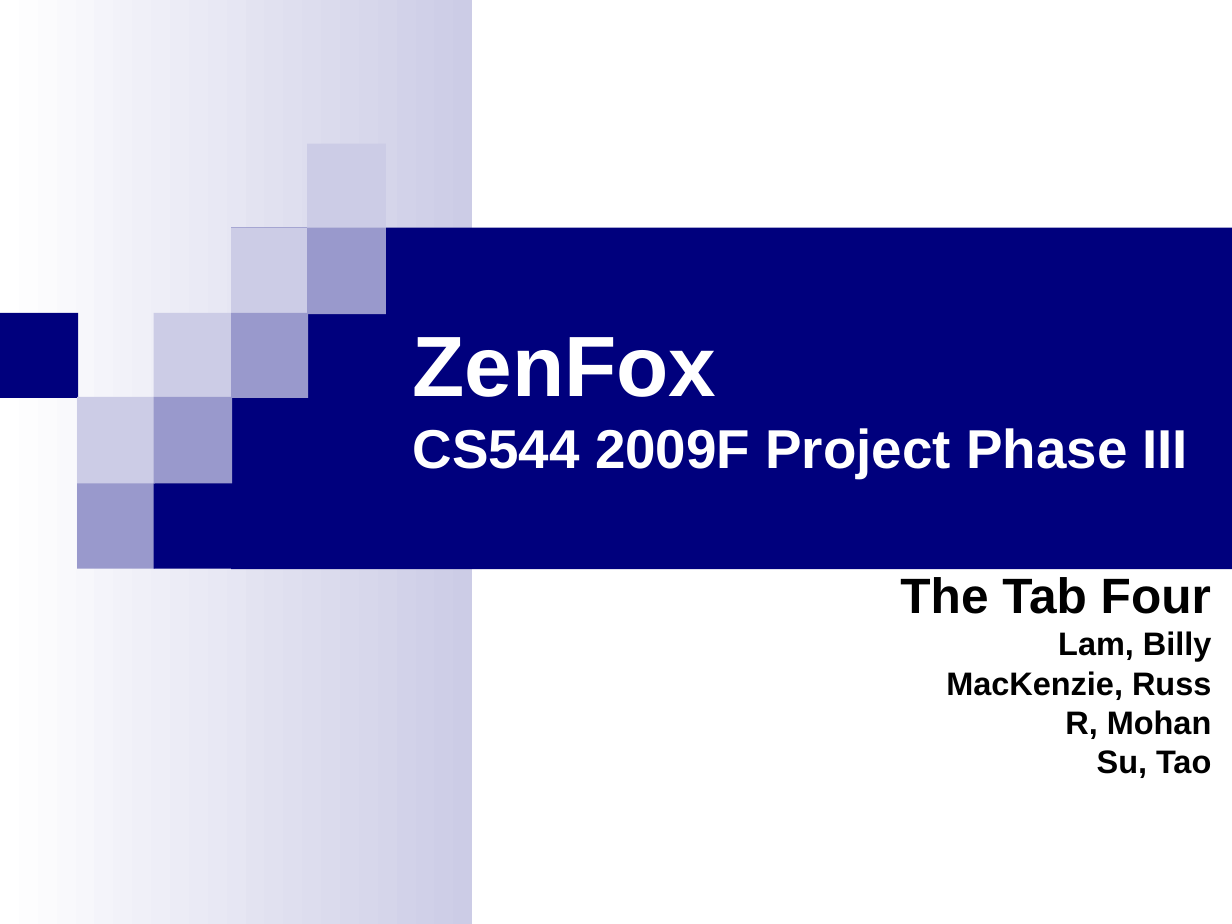
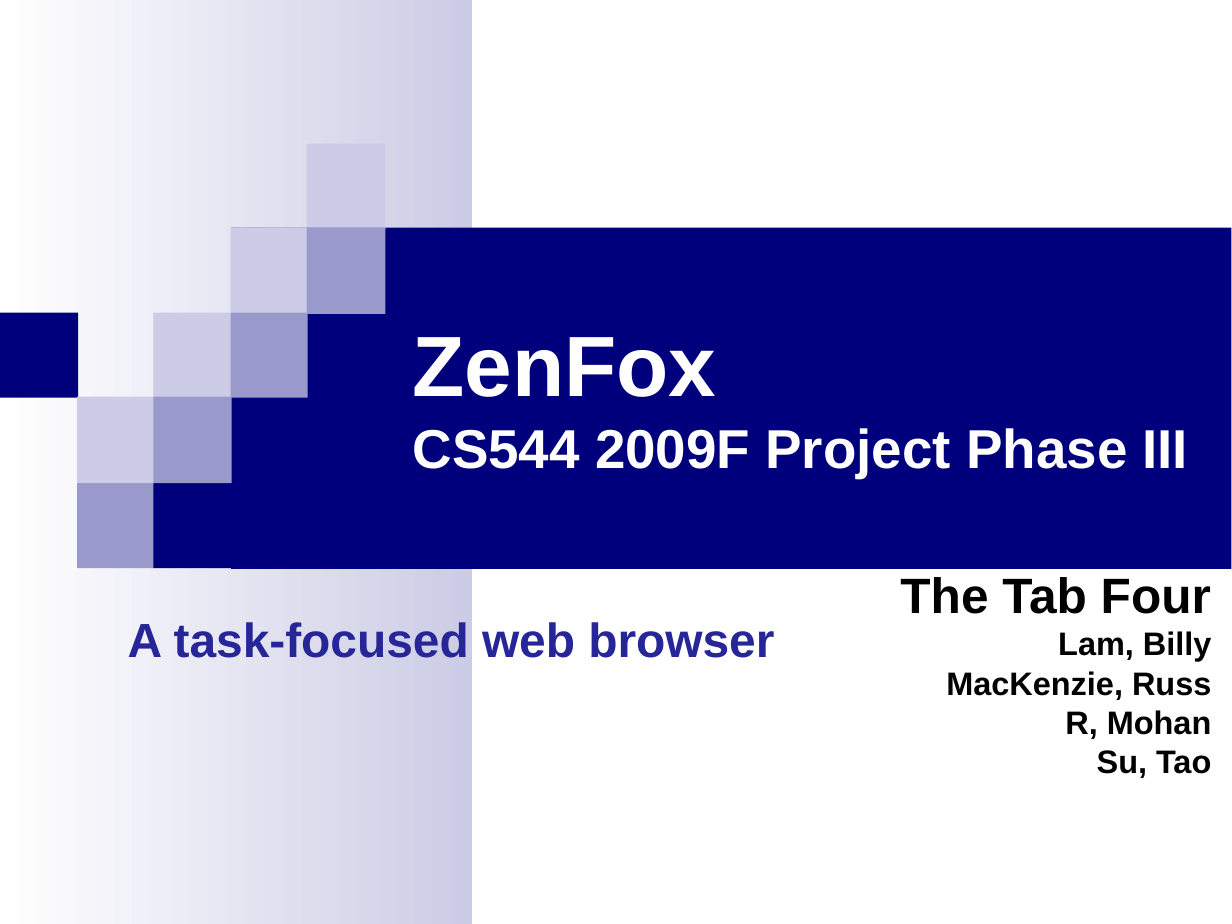
Before and after one commit to mohanraj-r/tabfour, a slide deck: slide 1 of Tab4/doc/544 Phase 3 presentation - new.ppt. Drawn at 1232x924 pixels with LibreOffice and Linux fonts; fonts in the diff are those of the drawing. Boxes give left, top, right and bottom in pixels: in the first picture for what was removed or moved away, otherwise in the second. Text is boxed around its words. In the diff, an @@ line names an element or a change of style, - is before the commit and + after.

```diff
--- a/Tab4/doc/544 Phase 3 presentation - new.ppt
+++ b/Tab4/doc/544 Phase 3 presentation - new.ppt
@@ text added at (x1=128, y1=622, x2=774, y2=658), 28 pt, text #262699, bold @@
+A task-focused web browser
```
Also in this commit, not shown: 8 other slides changed, 4 slides removed, 3 other files.
